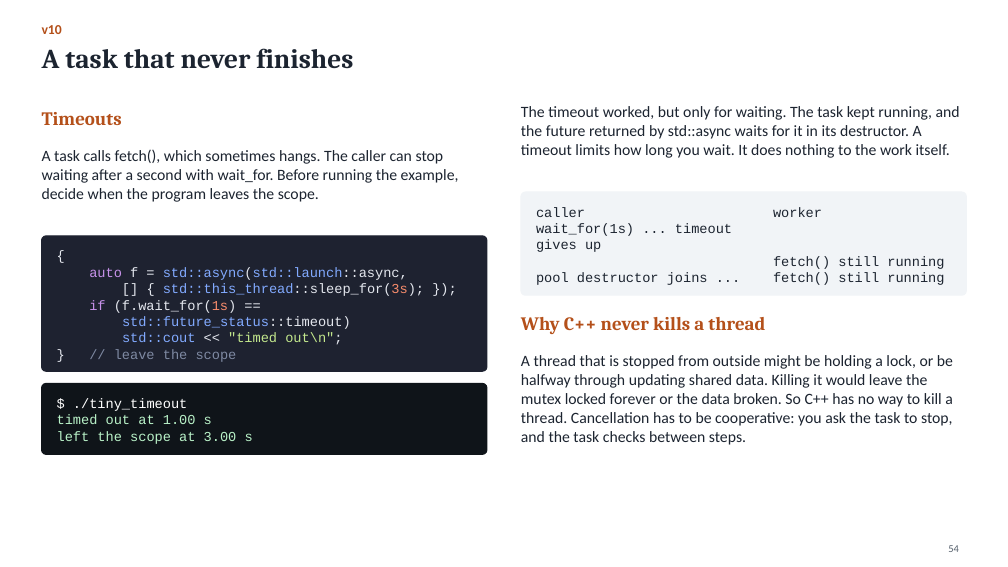
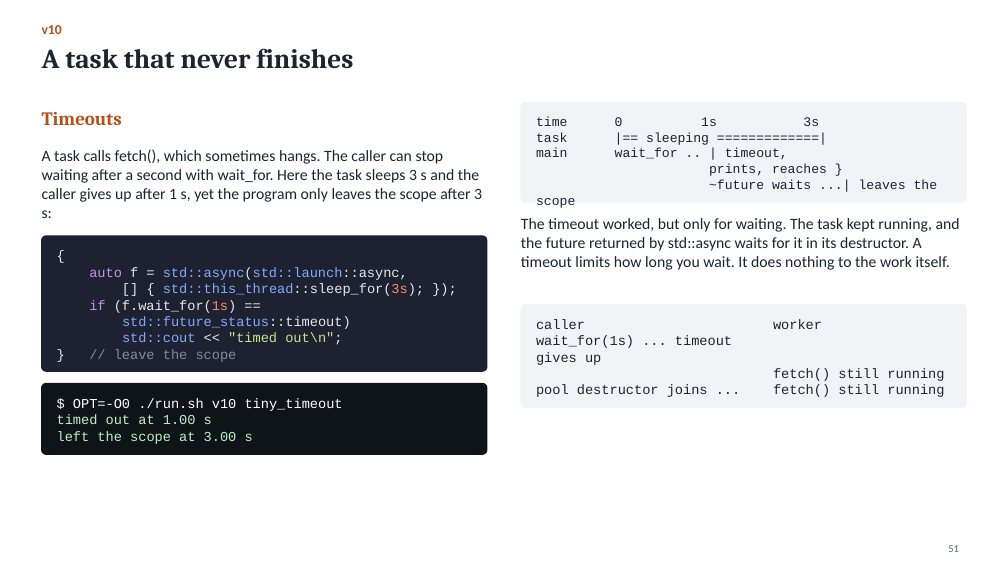
Before and after one commit to Kumarutkarsh9470/Project, a slide deck: slide 51 of Queue_Course.pptx (slide 54 before the commit). Drawn at 1008x567 pixels with LibreOffice and Linux fonts; fonts in the diff are those of the drawing. Boxes give left, top, right and bottom in pixels: in the first picture for what was removed or moved away, otherwise in the second. Text is boxed around its words. In the diff, an @@ line names an element or a change of style, - is before the commit and + after.

```diff
--- a/Queue_Course.pptx
+++ b/Queue_Course.pptx
@@ rounded rectangle: place and size @@
-rounded rectangle at <box>521,192,966,296</box>
+rounded rectangle at <box>521,102,966,202</box>
@@ rounded rectangle at <box>521,102,966,202</box>: proportions changed @@
@@ text added at <box>536,117,938,208</box>, 12.5 pt, text #1C2430 @@
+time 0 1s 3s
+task |== sleeping =============|
+main wait_for .. | timeout,
+prints, reaches }
+~future waits ...| leaves the scope
@@ text at <box>42,149,482,218</box>: text changed @@
-A task calls fetch(), which sometimes hangs. The caller can stop waiting after a second with wait_for. Before running the example, decide when the program leaves the scope.
+A task calls fetch(), which sometimes hangs. The caller can stop waiting after a second with wait_for. Here the task sleeps 3 s and the caller gives up after 1 s, yet the program only leaves the scope after 3 s:
@@ text "The timeout worked, but only ...": place and size @@
-text "The timeout worked, but only ..." at <box>521,106,960,158</box>
+text "The timeout worked, but only ..." at <box>521,218,960,270</box>
@@ text removed at <box>521,317,765,334</box> @@
-Why C++ never kills a thread
@@ rounded rectangle added at <box>521,304,966,408</box>, fill #F1F4F7, outline #F1F4F7 1 pt @@
@@ text "caller worker": place and size @@
-text "caller worker" at <box>536,207,944,285</box>
+text "caller worker" at <box>536,319,944,397</box>
@@ text removed at <box>521,355,953,445</box> @@
-A thread that is stopped from outside might be holding a lock, or be halfway through updating shared data. Killing it would leave the mutex locked forever or the data broken. So C++ has no way to kill a thread. Cancellation has to be cooperative: you ask the task to stop, and the task checks between steps.
@@ text at <box>73,398,343,411</box>: text changed @@
-$ ./tiny_timeout
+$ OPT=-O0 ./run.sh v10 tiny_timeout
@@ page number at <box>948,545,959,552</box>: text changed @@
-54
+51
```
Also in this commit, not shown: 54 other slides changed, 1 slide added, 6 slides removed, 8 other files.
